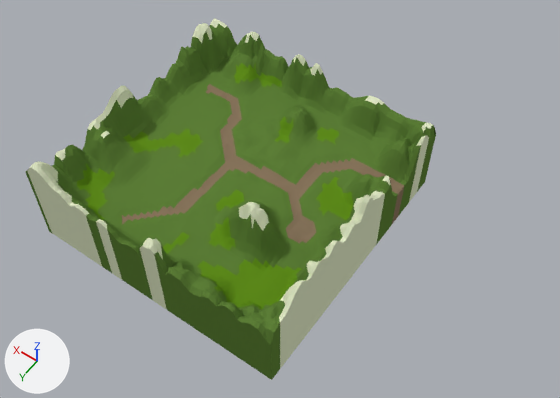
Two versions of the Blender file Lightspark/Assets/Models/Terrain/terrainLowPoly01.blend, one commit apart.
Both versions are drawn from a 50 mm camera at (-1110.0, 1355.0, 2111.0) aimed at (-96.0, -64.0, -119.0). Arrows for +X, +Y and +Z are at lower left; the lights stay in place.

The older version as bpy lines, for what is in view:
```python
me_terrain2 = bpy.data.meshes.new('Terrain2')
me_terrain2.from_pydata(...)  # 4481 vertices, 8450 faces; spans x -466.0..534.0, y -191.0..208.0, z -500.0..500.0
# faces by material slot: [6231, 636, 573, 1010]
me_terrain2.materials.append(mat_mainmaterial)  # green #5d7f38
me_terrain2.materials.append(mat_groundmaterial)  # brown #88755d
me_terrain2.materials.append(mat_topmaterial)  # white #dee7c4
me_terrain2.materials.append(mat_grass2)  # green #5f8d1c
ob_terrain2 = bpy.data.objects.new('Terrain2', me_terrain2)
ob_terrain2.location = (0.0, 0.0, 0.0)
ob_terrain2.rotation_euler = (1.571, 0.0, 0.0)  # degrees (90, 0, 0)
```
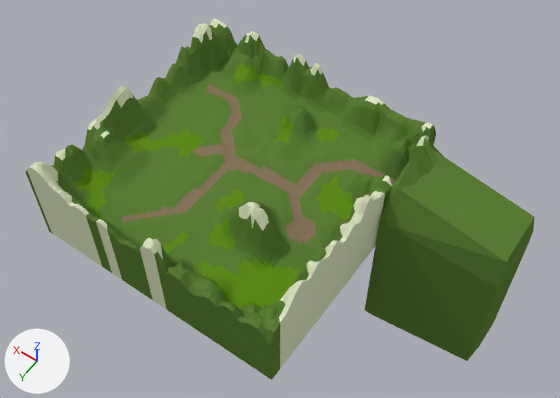
Where the change shows, as pixel boxes (x1, y1, x2, y2) in the pictures (560 x 398 px):
'Terrain2', reshaped (24% wider)
    before: (26, 18, 436, 380)
    after: (26, 18, 535, 380)
part 1 of me_terrain2, built on
    before: (175, 63, 424, 241)
    after: (175, 63, 535, 361)
part 2 of me_terrain2, recoloured (green to brown)
    both: (195, 144, 224, 157)

Patch to the scene script:
```diff
--- a/Lightspark/Assets/Models/Terrain/terrainLowPoly01.blend.py
+++ b/Lightspark/Assets/Models/Terrain/terrainLowPoly01.blend.py
@@ mat_material @@
+mat_material = diffuse_material('Material')
+mat_material.base_color = (0.107, 0.132, 0.168)  # dark blue #5c6672
@@ me_terrain2 @@
 # used by ob_terrain2; location = (0.0, 0.0, 0.0); rotation_euler = (1.571, 0.0, 0.0), in degrees (90, 0, 0)
-me_terrain2.from_pydata(...)  # 4481 vertices, 8450 faces; spans x -466.0..534.0, y -191.0..208.0, z -500.0..500.0
+me_terrain2.from_pydata(...)  # 4722 vertices, 8704 faces; spans x -920.0..534.0, y -616.0..208.0, z -500.0..500.0
+# me_terrain2 part 1
+# 2 faces are deleted
+# 2 vertices move from x -466.0, y 115.0..134.0, z 172.0..375.0 to x -473.0, y 115.0..134.0, z 172.0..375.0
+# 241 vertices are added at x -920.0..526.0, y -616.0..206.0, z 117.0..463.0
+# 58 new faces join them, mat_mainmaterial (green #5d7f38)
+# 197 new faces join them, mat_material (dark blue #5c6672)
+# 1 new face joins them, mat_groundmaterial (brown #88755d)
+# me_terrain2 part 2: 36 faces spanning x 128.0..237.0, y -5.0..0.0, z -16.0..78.0 switch from mat_mainmaterial (green #5d7f38) to mat_groundmaterial (brown #88755d)
 me_terrain2.materials.append(mat_topmaterial)
 me_terrain2.materials.append(mat_grass2)
+me_terrain2.materials.append(mat_material)  # dark blue #5c6672
```
